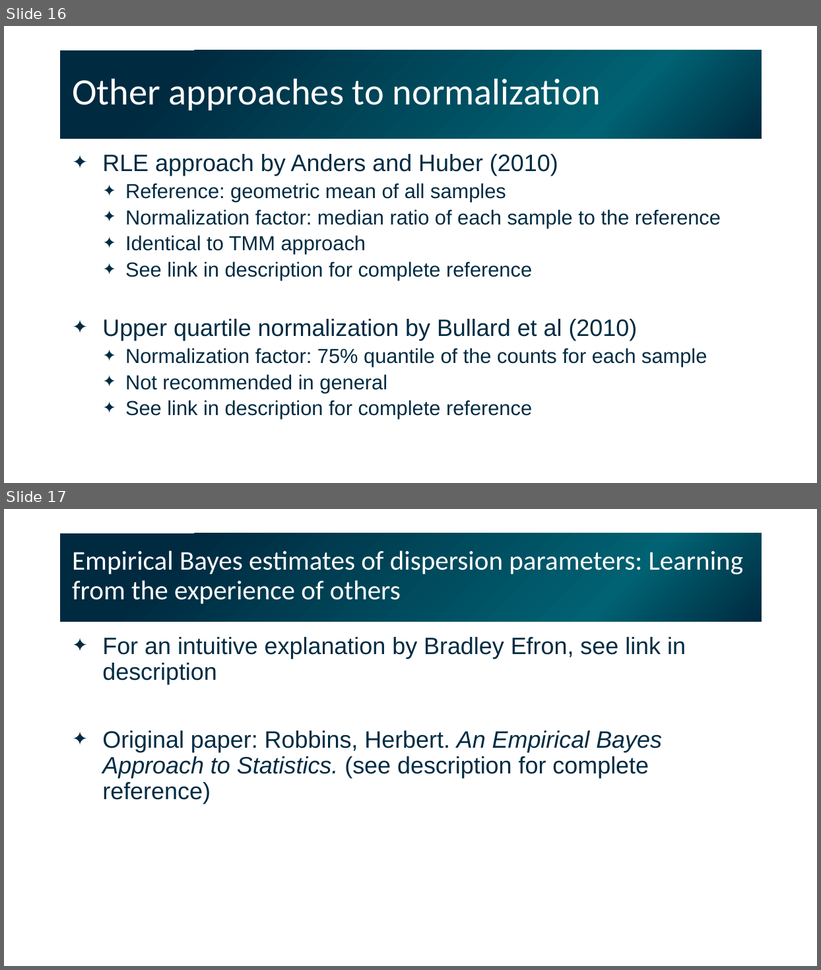
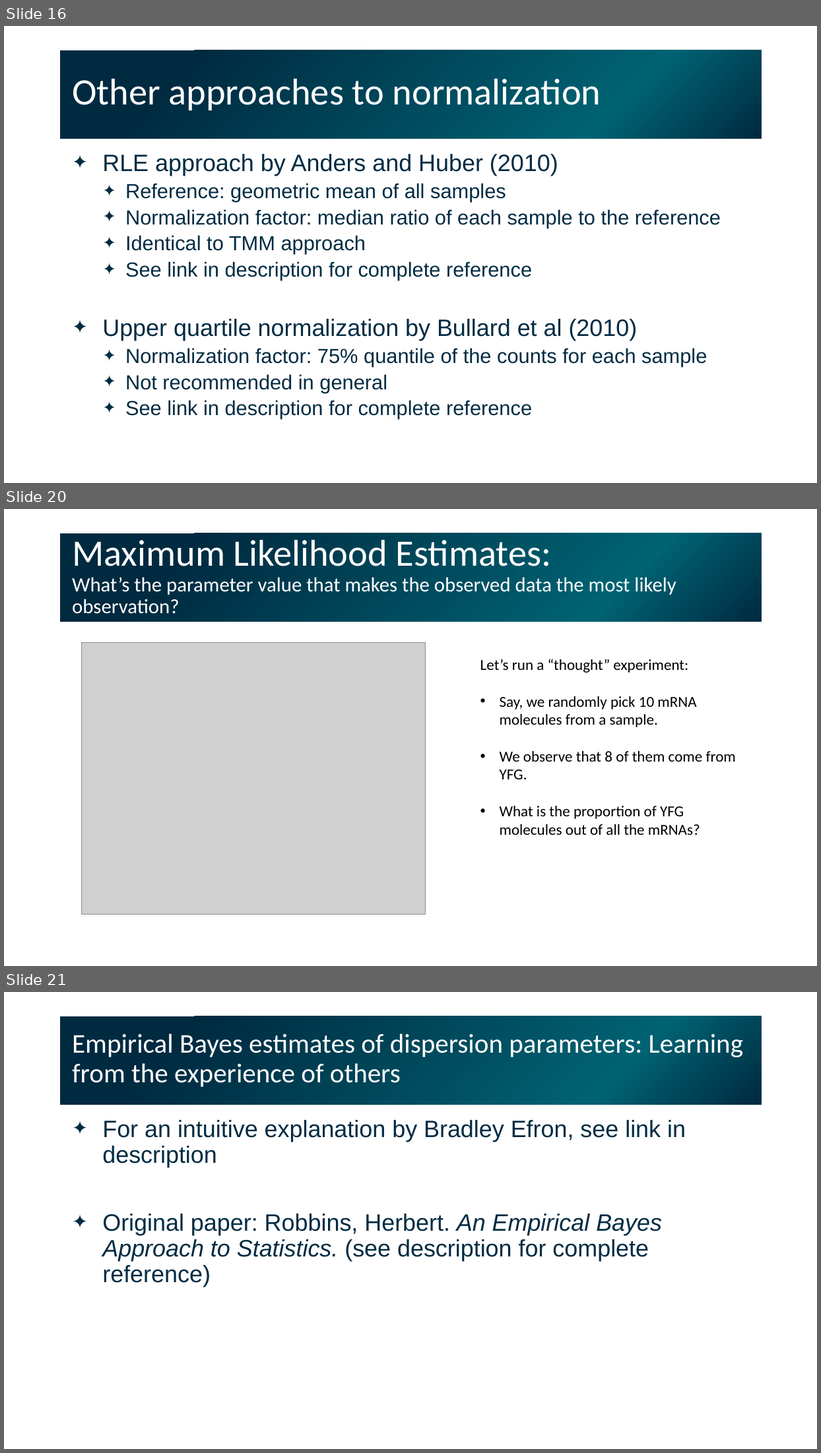
Before and after one commit to gladstone-institutes/Bioinformatics-Workshops, a slide deck: intermediate-r-rna-seq/Intermediate_RNA-seq.pptx. Shown one above the other, each under a label of ours: slides 16 and 17 before the commit, slides 16, 20 and 21 after it; the slides between them are not shown. The pictures are 821x970 and 821x1453 pixels, drawn with LibreOffice and Linux fonts; fonts in the diff are those of the drawing; grey boxes stand for pictures. Boxes give left, top, right and bottom in pixels: in the first picture for what was removed or moved away, otherwise in the second. Text is boxed around its words. In the diff, an @@ line names an element or a change of style, - is before the commit and + after.

```diff
--- a/intermediate-r-rna-seq/Intermediate_RNA-seq.pptx
+++ b/intermediate-r-rna-seq/Intermediate_RNA-seq.pptx
@@ slide 20 added at <box>4,509,817,966</box>, background #FFFFFF @@
@@ title added at <box>60,533,762,622</box>, fill gradient #002A40 to #006272, 24 pt, text #FFFFFF @@
+Maximum Likelihood Estimates:
+What’s the parameter value that makes the observed data the most likely observation?
@@ picture added at <box>81,643,425,915</box> @@
@@ text added at <box>481,659,736,835</box>, 18 pt, text #000000 @@
+Let’s run a “thought” experiment:
+• Say, we randomly pick 10 mRNA molecules from a sample.
+• We observe that 8 of them come from YFG.
+• What is the proportion of YFG molecules out of all the mRNAs?
@@ what was slide 17 is now slide 21 @@
```
Also in this commit, not shown: 1 slide changed, 4 other slides added, 6 other files.
